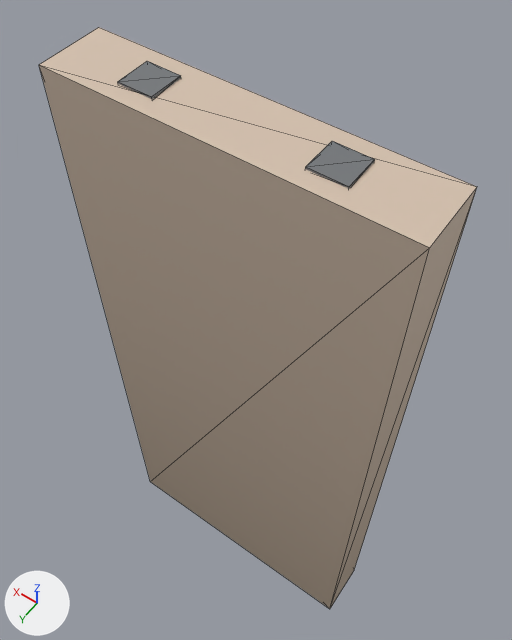
Two versions of the glTF model models/kit/wall12_regocrete.glb, one commit apart.
Before and after are seen from a 50 mm camera at (-0.76, 1.01, 3.13) aimed at (0.09, -0.18, 1.26). Arrows for +X, +Y and +Z are at lower left; the lights stay in place. The older version comes first. Mesh edges are drawn as thin lines. Vertices at exactly the same position are counted once.

The scene before the commit, as lines of its bpy script (objects in view):
```python
me_base = bpy.data.meshes.new('base')
me_base.from_pydata(...)  # 24 vertices, 36 faces; spans x -0.5..0.5, y -0.1..0.1, z 0.0..2.21
# faces by material slot: [12, 24]
me_base.materials.append(mat_concrete)
me_base.materials.append(mat_steel)
ob_wall12_regocrete = bpy.data.objects.new('wall12_regocrete', me_base)
ob_wall12_regocrete.location = (0.0, 0.0, 0.0)
```
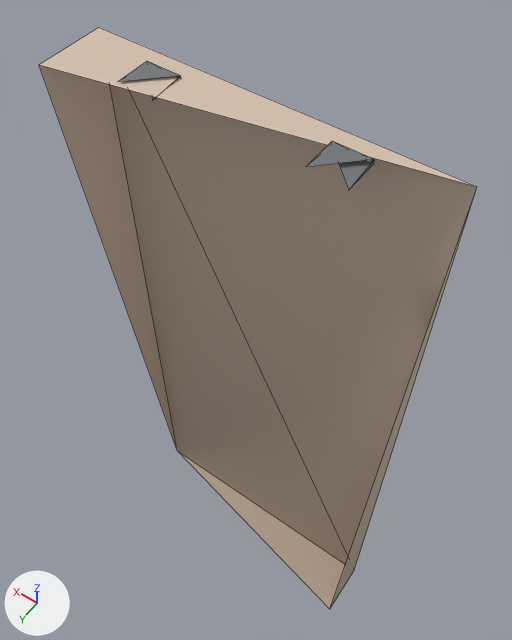
Pixel boxes [x1, y1, x2, y2] of what changed, in the pictures (512 x 640 px):
```json
{"part": 1, "of": "me_base", "change": "deleted", "before": [39, 65, 477, 609], "on screen": "brown"}
```

Scene script edits in JSON lines:
```json
{"block": "me_base", "where": "# used by ob_wall12_regocrete; location = (0.0, 0.0, 0.0)"}
{"op": "remove", "block": "me_base", "code": "me_base.from_pydata(...)  # 24 vertices, 36 faces; spans x -0.5..0.5, y -0.1..0.1, z 0.0..2.21"}
{"op": "add", "block": "me_base", "code": "me_base.from_pydata(...)  # 18 vertices, 18 faces; spans x -0.5..0.5, y -0.1..0.1, z 0.0..2.21"}
{"block": "me_base", "change": "me_base part 1"}
{"block": "me_base", "change": "6 vertices are removed from x -0.5..0.5, y 0.05..0.1, z 0.0..2.21"}
{"block": "me_base", "change": "18 faces are deleted"}
```
